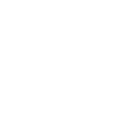
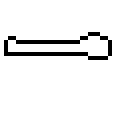
Layers edited between the first and the second (128, 128) image:
painted on "Layer 1" over (4, 32, 112, 60)
